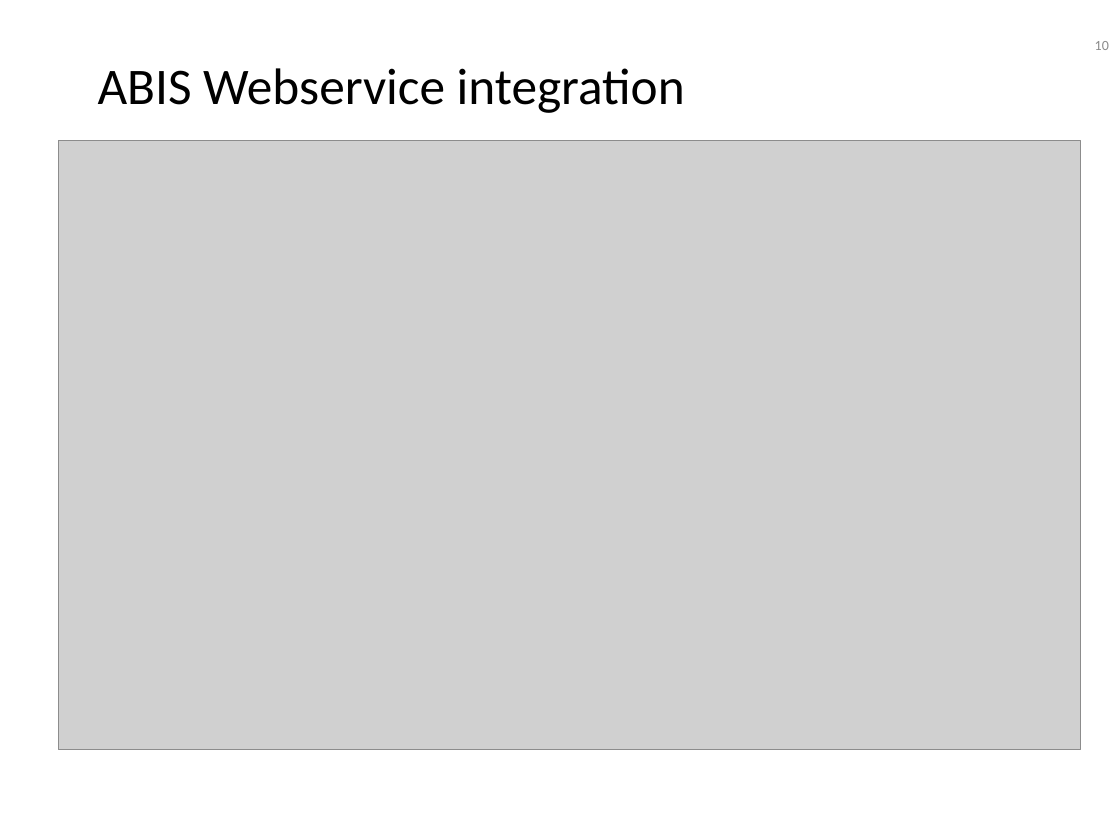
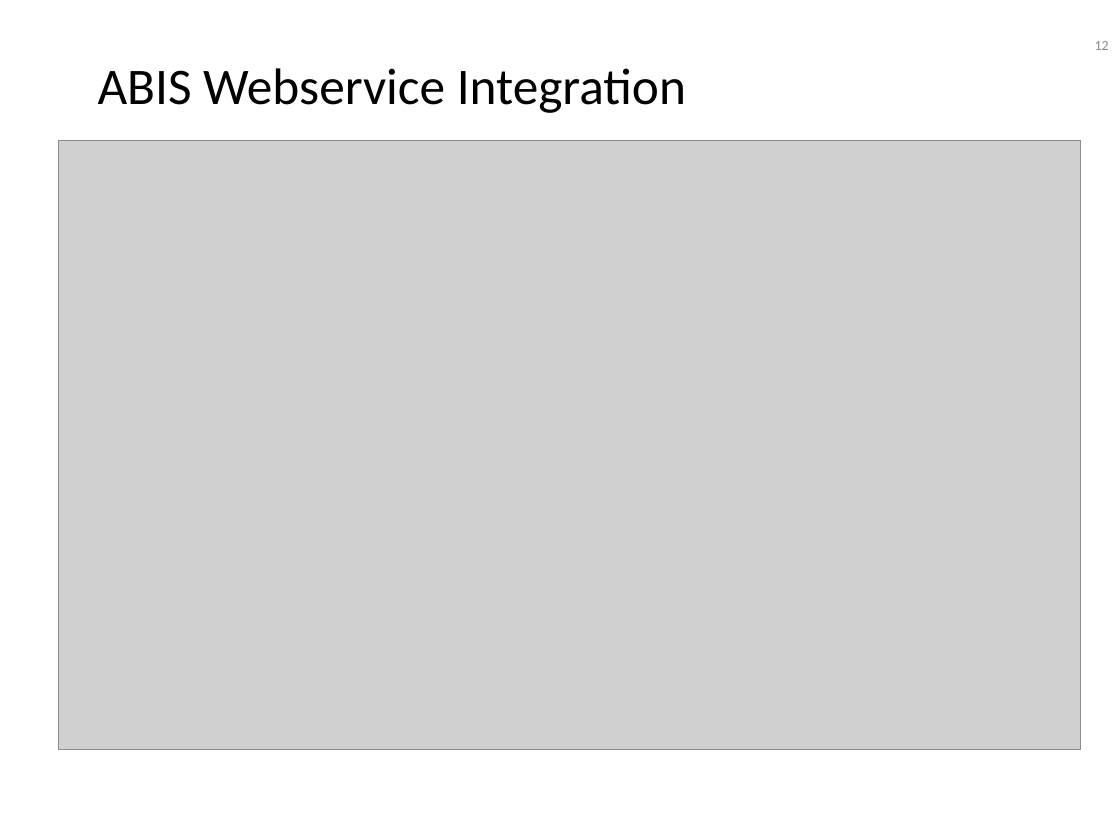
Before and after one commit to 4derstap/abis-deploy-ansible, a slide deck: slide 12 of docs/DermalogABISBEArchitectureEN.pptx (slide 10 before the commit). Drawn at 1120x840 pixels with LibreOffice and Linux fonts; fonts in the diff are those of the drawing; grey boxes stand for pictures; background and template pictures are left out. Boxes give left, top, right and bottom in pixels: in the first picture for what was removed or moved away, otherwise in the second. Text is boxed around its words. In the diff, an @@ line names an element or a change of style, - is before the commit and + after.

```diff
--- a/docs/DermalogABISBEArchitectureEN.pptx
+++ b/docs/DermalogABISBEArchitectureEN.pptx
@@ page number at [1095,41,1109,50]: text changed @@
-10
+12
@@ text at [98,68,686,113]: text changed @@
-ABIS Webservice integration
+ABIS Webservice Integration
```
Also in this commit, not shown: 8 other slides changed, 2 slides added, 4 other files.
